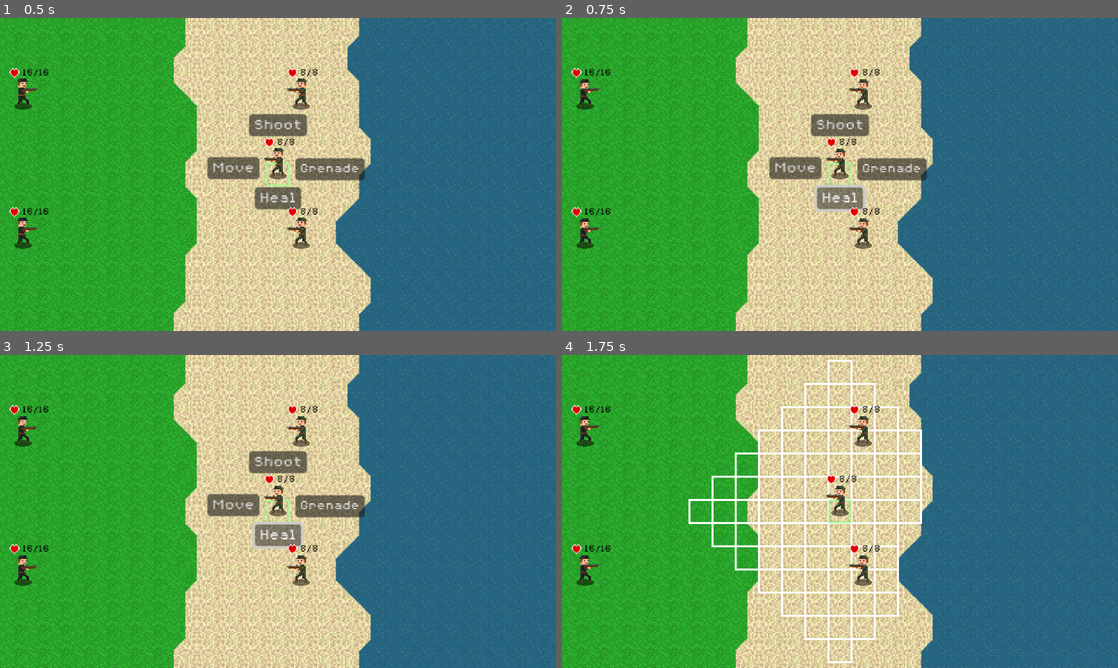
Above: before the commit, frames 1-4 (two rows, left to right).
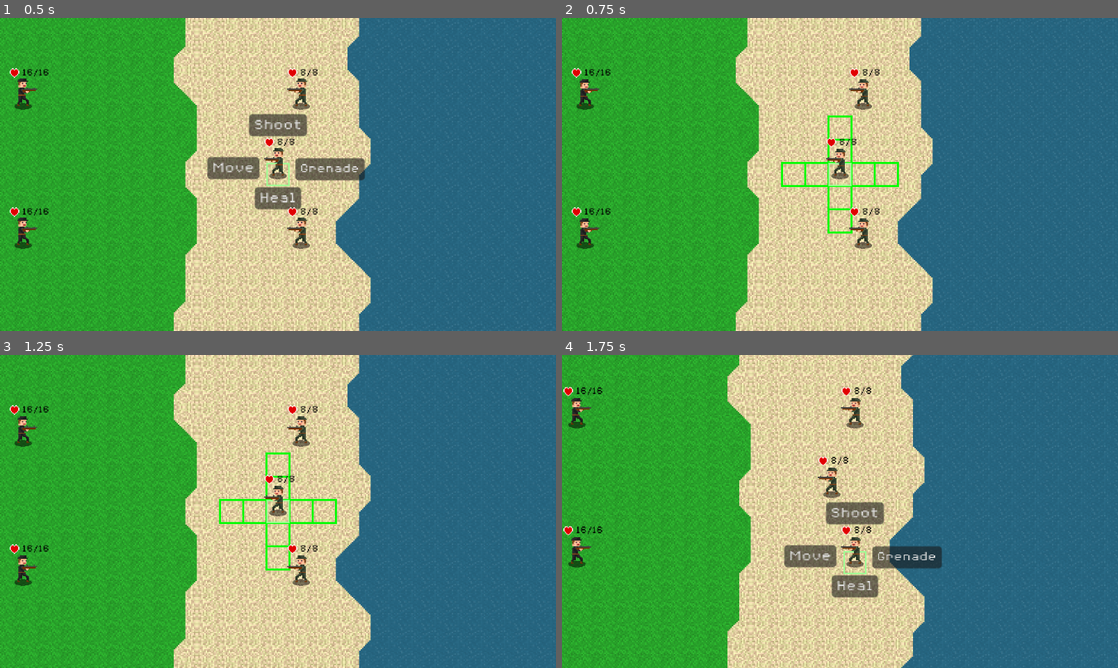
Above: after the commit, the same moments.

Repository: JLi69/thaddaysim
Game: Godot game, scene res://scenes/Main.tscn
The game is run twice, just before and just after one commit, with the same random seed, the same clock (stepped at 60 frames per second) and the same inputs.
Inputs (mouse positions are in pixels of both pictures, inside the frame that each line leads up to):
- Up to frame 1 (0.5 s): no input
- Up to frame 2 (0.75 s): click "Heal" at 0.5 s
- Up to frame 3 (1.25 s): no input
- Up to frame 4 (1.75 s): click (795, 505) at 1.25 s, where only the run before the commit has a clickable "Move"

Frame 1 is identical in both runs. In frame 2, 3.4% of the frame differs, in the area x 37-66%, y 30-69%; in frame 3, 3.4%; in frame 4, 25%, in the area x 0-69%, y 0-100%.

Commit message:
added ability to place landmines for axis and ability to heal units for allies

Diff:
--- a/project.godot
+++ b/project.godot
@@ -65,6 +65,11 @@
 "events": [Object(InputEventMouseButton,"resource_local_to_scene":false,"resource_name":"","device":-1,"window_id":0,"a …(258 unchanged characters)…
 ]
 }
+cancel={
+"deadzone": 0.5,
+"events": [Object(InputEventMouseButton,"resource_local_to_scene":false,"resource_name":"","device":-1,"window_id":0,"alt_pressed":false,"shift_pressed":false,"ctrl_pressed":false,"meta_pressed":false,"button_mask":2,"position":Vector2(236, 17),"global_position":Vector2(245, 63),"factor":1.0,"button_index":2,"canceled":false,"pressed":true,"double_click":false,"script":null)
+]
+}
 
 [rendering]
 
--- a/scenes/AlliedSoldier.tscn
+++ b/scenes/AlliedSoldier.tscn
@@ -1,7 +1,8 @@
-[gd_scene load_steps=23 format=3 uid="uid://o3ai05q6n00j"]
+[gd_scene load_steps=24 format=3 uid="uid://o3ai05q6n00j"]
 
 [ext_resource type="Texture2D" uid="uid://cm6kxt2fqq8s5" path="res://art/soldier.png" id="1_nvo2k"]
 [ext_resource type="Script" path="res://scripts/allied_soldier.gd" id="2_at5eq"]
+[ext_resource type="PackedScene" uid="uid://yxiohtrg0qwm" path="res://scenes/EffectParticles.tscn" id="3_2lpbx"]
 [ext_resource type="Texture2D" uid="uid://dtl8xc6daks87" path="res://art/shadow.png" id="3_ojkwm"]
 [ext_resource type="FontFile" uid="uid://b83lr4reqbm0y" path="res://fonts/8BitOperator/8bitOperatorPlus8-Regular.ttf" id="4_jsfsn"]
 [ext_resource type="Script" path="res://scripts/allied_soldier_buttons.gd" id="4_wx0ji"]
@@ -131,6 +132,7 @@
 autoplay = "default"
 flip_h = true
 script = ExtResource("2_at5eq")
+effect_particles = ExtResource("3_2lpbx")
 walking_speed = 32.0
 
 [node name="Shadow" type="Sprite2D" parent="."]
@@ -198,3 +200,4 @@
 metadata/_edit_use_anchors_ = true
 
 [connection signal="pressed" from="Buttons/Move" to="Buttons" method="_on_move_pressed"]
+[connection signal="pressed" from="Buttons/Heal" to="Buttons" method="_on_heal_pressed"]
--- a/scenes/AxisSoldier.tscn
+++ b/scenes/AxisSoldier.tscn
@@ -3,7 +3,7 @@
 [ext_resource type="Texture2D" uid="uid://b4cnnpdivfsmu" path="res://art/axis_soldier.png" id="1_05sra"]
 [ext_resource type="Script" path="res://scripts/axis_soldier.gd" id="2_057vq"]
 [ext_resource type="Texture2D" uid="uid://dtl8xc6daks87" path="res://art/shadow.png" id="2_geepr"]
-[ext_resource type="Script" path="res://scenes/axis_soldier_buttons.gd" id="4_ledci"]
+[ext_resource type="Script" path="res://scripts/axis_soldier_buttons.gd" id="4_ledci"]
 [ext_resource type="FontFile" uid="uid://b83lr4reqbm0y" path="res://fonts/8BitOperator/8bitOperatorPlus8-Regular.ttf" id="5_if13f"]
 [ext_resource type="Texture2D" uid="uid://gtmsubhl8mbc" path="res://art/heart.png" id="6_dp8f4"]
 
@@ -168,7 +168,7 @@
 theme_override_font_sizes/font_size = 14
 text = "Build"
 
-[node name="Heal" type="Button" parent="Buttons"]
+[node name="Landmine" type="Button" parent="Buttons"]
 offset_left = -37.5
 offset_top = 27.5
 offset_right = 39.5
@@ -194,3 +194,4 @@
 metadata/_edit_use_anchors_ = true
 
 [connection signal="pressed" from="Buttons/Move" to="Buttons" method="_on_move_pressed"]
+[connection signal="pressed" from="Buttons/Landmine" to="Buttons" method="_on_landmine_pressed"]
--- /dev/null
+++ b/scenes/EffectParticles.tscn
@@ -0,0 +1,25 @@
+[gd_scene load_steps=4 format=3 uid="uid://yxiohtrg0qwm"]
+
+[ext_resource type="Texture2D" uid="uid://fi50h7onstbu" path="res://art/particle.png" id="1_bcefi"]
+[ext_resource type="Script" path="res://scripts/effect_particles.gd" id="2_wgoiu"]
+
+[sub_resource type="ParticleProcessMaterial" id="ParticleProcessMaterial_fwgtr"]
+lifetime_randomness = 0.5
+particle_flag_disable_z = true
+angle_min = -720.0
+angle_max = 720.0
+spread = 180.0
+radial_velocity_min = 32.0
+radial_velocity_max = 48.0
+gravity = Vector3(0, 0, 0)
+scale_min = 0.2
+scale_max = 0.3
+
+[node name="EffectParticles" type="GPUParticles2D"]
+emitting = false
+amount = 48
+process_material = SubResource("ParticleProcessMaterial_fwgtr")
+texture = ExtResource("1_bcefi")
+one_shot = true
+explosiveness = 0.88
+script = ExtResource("2_wgoiu")
--- /dev/null
+++ b/scenes/HealOutline.tscn
@@ -0,0 +1,19 @@
+[gd_scene load_steps=3 format=3 uid="uid://b5k52x06b8fwj"]
+
+[ext_resource type="Texture2D" uid="uid://dlod7t6vit8ie" path="res://art/white_outline.png" id="1_sov5h"]
+[ext_resource type="Script" path="res://scripts/heal_outline.gd" id="2_xay5v"]
+
+[node name="HealOutline" type="Sprite2D"]
+modulate = Color(0, 1, 0, 1)
+scale = Vector2(1.063, 1.063)
+texture = ExtResource("1_sov5h")
+script = ExtResource("2_xay5v")
+
+[node name="Button" type="Button" parent="."]
+modulate = Color(1, 1, 1, 0)
+offset_left = -8.0
+offset_top = -8.0
+offset_right = 8.0
+offset_bottom = 8.0
+
+[connection signal="pressed" from="Button" to="." method="_on_button_pressed"]
--- /dev/null
+++ b/scenes/LandmineOutline.tscn
@@ -0,0 +1,19 @@
+[gd_scene load_steps=3 format=3 uid="uid://bawr4pjkldab3"]
+
+[ext_resource type="Texture2D" uid="uid://dlod7t6vit8ie" path="res://art/white_outline.png" id="1_mrcn8"]
+[ext_resource type="Script" path="res://scripts/landmine_outline.gd" id="2_8vfy1"]
+
+[node name="LandmineOutline" type="Sprite2D"]
+modulate = Color(1, 0, 0, 1)
+scale = Vector2(1.063, 1.063)
+texture = ExtResource("1_mrcn8")
+script = ExtResource("2_8vfy1")
+
+[node name="Button" type="Button" parent="."]
+modulate = Color(1, 1, 1, 0)
+offset_left = -8.0
+offset_top = -8.0
+offset_right = 8.0
+offset_bottom = 8.0
+
+[connection signal="pressed" from="Button" to="." method="_on_button_pressed"]
--- a/scenes/Main.tscn
+++ b/scenes/Main.tscn
@@ -1,16 +1,21 @@
-[gd_scene load_steps=8 format=3 uid="uid://bxv67g8bhi1nr"]
+[gd_scene load_steps=11 format=3 uid="uid://bxv67g8bhi1nr"]
 
 [ext_resource type="PackedScene" uid="uid://bqba5ctam7o1b" path="res://scenes/Map.tscn" id="1_p4d56"]
 [ext_resource type="Script" path="res://scripts/main.gd" id="1_vm824"]
 [ext_resource type="PackedScene" uid="uid://pmixta5uuhrr" path="res://scenes/Outline.tscn" id="2_qhejk"]
 [ext_resource type="Script" path="res://scripts/camera.gd" id="2_wtmfj"]
 [ext_resource type="PackedScene" uid="uid://o3ai05q6n00j" path="res://scenes/AlliedSoldier.tscn" id="3_l1mcd"]
+[ext_resource type="PackedScene" uid="uid://bawr4pjkldab3" path="res://scenes/LandmineOutline.tscn" id="3_nf2ko"]
+[ext_resource type="PackedScene" uid="uid://b5k52x06b8fwj" path="res://scenes/HealOutline.tscn" id="4_355jv"]
 [ext_resource type="Texture2D" uid="uid://sv8vm6pk0834" path="res://art/green_outline.png" id="4_wmuwv"]
 [ext_resource type="PackedScene" uid="uid://cndr272gpptp8" path="res://scenes/AxisSoldier.tscn" id="7_jrkdo"]
+[ext_resource type="AudioStream" uid="uid://cp4lr38tswe3q" path="res://sfx/heal.wav" id="10_11msm"]
 
 [node name="Main" type="Node2D"]
 script = ExtResource("1_vm824")
 white_outline = ExtResource("2_qhejk")
+landmine_outline = ExtResource("3_nf2ko")
+heal_outline = ExtResource("4_355jv")
 
 [node name="Map" parent="." instance=ExtResource("1_p4d56")]
 
@@ -43,3 +48,8 @@
 
 [node name="AxisSoldier2" parent="AxisSoldiers" instance=ExtResource("7_jrkdo")]
 position = Vector2(-22, 31)
+
+[node name="Sfx" type="Node" parent="."]
+
+[node name="Heal" type="AudioStreamPlayer" parent="Sfx"]
+stream = ExtResource("10_11msm")
--- a/scripts/allied_soldier.gd
+++ b/scripts/allied_soldier.gd
@@ -1,4 +1,6 @@
 extends AnimatedSprite2D
+
+@export var effect_particles: PackedScene
 
 @export var walking_speed: float = 0.0
 
@@ -14,6 +16,15 @@
 @export var hp: int = 8
 @export var max_hp: int = 8
 
+func heal():
+	if hp < max_hp:
+		var particles = effect_particles.instantiate()
+		particles.modulate = Color.LIME_GREEN
+		add_child(particles)
+		$/root/Main/Sfx/Heal.play()
+	hp += 1
+	hp = min(max_hp, hp)
+
 func get_tile_pos() -> Vector2i:
 	var px = int(floor(position.x / tilesz))
 	var py = int(floor((position.y + size.y / 2.0 - size.y / 8.0) / tilesz))
@@ -178,6 +189,17 @@
 			if (not can_move_xy(p.x, p.y, x, y)) and (not can_move_yx(p.x, p.y, x, y)):
 				continue
 			possible.append(pos)
+
+	return possible
+
+func get_possible_heal() -> Array[Vector2i]:
+	var possible: Array[Vector2i] = []
+	var p = get_tile_pos()
+	for x in range(-2, 2 + 1):
+		if x == 0:
+			continue
+		possible.push_back(p + Vector2i(x, 0))
+		possible.push_back(p + Vector2i(0, x))
 
 	return possible
 
--- a/scripts/allied_soldier_buttons.gd
+++ b/scripts/allied_soldier_buttons.gd
@@ -3,3 +3,7 @@
 func _on_move_pressed() -> void:
 	get_parent().action = "move"
 	hide()
+
+func _on_heal_pressed() -> void:
+	get_parent().action = "heal"
+	hide()
--- a/scripts/axis_soldier.gd
+++ b/scripts/axis_soldier.gd
@@ -64,6 +64,31 @@
 
 	return possible
 
+func get_possible_landmines() -> Array[Vector2i]:
+	var possible: Array[Vector2i] = []
+	var p = get_tile_pos()
+	var tilemap: TileMapLayer = $/root/Main/Map/Tiles
+	var obstacles: TileMapLayer = $/root/Main/Map/Obstacles
+
+	for x in range(-1, 1 + 1):
+		for y in range(-1, 1 + 1):
+			if abs(x) + abs(y) > 1 or (x == 0 and y == 0):
+				continue
+			var pos = p + Vector2i(x, y)
+			if tilemap.get_cell_tile_data(pos) == null:
+				continue
+			if tilemap.get_cell_tile_data(pos).get_custom_data("unwalkable"):
+				continue
+			if obstacles.get_cell_tile_data(pos) != null and obstacles.get_cell_tile_data(pos).get_custom_data("wall"):
+				continue
+			if obstacles.get_cell_tile_data(pos) != null and obstacles.get_cell_tile_data(pos).get_custom_data("landmine"):
+				continue
+			if not can_move(p.x, p.y, x, y):
+				continue
+			possible.append(pos)
+
+	return possible
+
 func _ready() -> void:
 	var fsize = sprite_frames.get_frame_texture("default", 0).get_size()
 	size = fsize
@@ -82,7 +107,6 @@
 
 	var tilepos = get_tile_pos()
 
-	var diff = Vector2i(targetx - startx, targety - starty)
 	var target = Vector2(targetx, targety) * tilesz + Vector2(tilesz / 2.0, tilesz / 2.0 - size.y / 2.0 + size.y / 8.0)
 	var vel = Vector2.ZERO
 
--- a/scenes/axis_soldier_buttons.gd
+++ b/scripts/axis_soldier_buttons.gd
@@ -3,3 +3,7 @@
 func _on_move_pressed() -> void:
 	get_parent().action = "move"
 	hide()
+
+func _on_landmine_pressed() -> void:
+	get_parent().action = "landmine"
+	hide()
--- /dev/null
+++ b/scripts/effect_particles.gd
@@ -0,0 +1,13 @@
+extends GPUParticles2D
+
+var time: float = 0.0
+
+func _ready() -> void:
+	emitting = true
+	time = 1.0
+
+func _process(delta: float) -> void:
+	time -= delta
+
+	if time <= 0.0:
+		queue_free()
--- /dev/null
+++ b/scripts/heal_outline.gd
@@ -0,0 +1,35 @@
+extends Sprite2D
+
+var tilex: int = 0
+var tiley: int = 0
+
+func _process(_delta: float) -> void:
+	if Input.is_action_pressed("camera_move"):
+		$Button.hide()
+	else:
+		$Button.show()
+
+func _on_button_pressed() -> void:
+	print("selected: ", tilex, ", ", tiley)
+
+	$/root/Main.soldiers.remove_at(0)
+
+	$/root/Main/Camera2D.zooming_in = false
+
+	var soldier_node_path = $/root/Main.current_soldier
+	var soldier = $/root/Main.get_node(soldier_node_path)
+	soldier.get_node("Buttons").hide()
+	soldier.action = ""
+
+	for child in $/root/Main/AlliedSoldiers.get_children():
+		if child.get_tile_pos().x == tilex and child.get_tile_pos().y == tiley:
+			child.heal()
+
+	if len($/root/Main.soldiers) > 0:
+		var world_pos = $/root/Main.get_node($/root/Main.soldiers[0]).get_world_pos()
+		$/root/Main/Camera2D.start_zooming(world_pos.x, world_pos.y)
+
+	var outlines = $/root/Main/Outlines
+	for n in outlines.get_children():
+		outlines.remove_child(n)
+		n.queue_free()
--- /dev/null
+++ b/scripts/landmine_outline.gd
@@ -0,0 +1,28 @@
+extends Sprite2D
+
+var tilex: int = 0
+var tiley: int = 0
+
+func _on_button_pressed() -> void:
+	print("selected: ", tilex, ", ", tiley)
+
+	$/root/Main.soldiers.remove_at(0)
+
+	$/root/Main/Camera2D.zooming_in = false
+
+	var soldier_node_path = $/root/Main.current_soldier
+	var soldier = $/root/Main.get_node(soldier_node_path)
+	soldier.get_node("Buttons").hide()
+	soldier.action = ""
+
+	var obstacles: TileMapLayer = $/root/Main/Map/Obstacles
+	obstacles.set_cell(Vector2i(tilex, tiley), 0, Vector2i(3, 0))
+
+	if len($/root/Main.soldiers) > 0:
+		var world_pos = $/root/Main.get_node($/root/Main.soldiers[0]).get_world_pos()
+		$/root/Main/Camera2D.start_zooming(world_pos.x, world_pos.y)
+
+	var outlines = $/root/Main/Outlines
+	for n in outlines.get_children():
+		outlines.remove_child(n)
+		n.queue_free()
--- a/scripts/main.gd
+++ b/scripts/main.gd
@@ -1,6 +1,8 @@
 extends Node2D
 
 @export var white_outline: PackedScene
+@export var landmine_outline: PackedScene
+@export var heal_outline: PackedScene
 
 @onready var tilesz: int = $Map/Tiles.tile_set.tile_size.x;
 var soldiers = []
@@ -41,7 +43,10 @@
 	if soldier.action == "":
 		soldier.get_node("Buttons").show()
 
-	if $Outlines.get_child_count() == 0 and soldier.action == "move":
+	if $Outlines.get_child_count() > 0:
+		return
+
+	if soldier.action == "move":
 		var possible = soldier.get_possible_moves()
 		for p in possible:
 			var outline = white_outline.instantiate()
@@ -49,9 +54,33 @@
 			outline.tiley = p.y
 			outline.position = convert_tile_to_world(p)
 			$Outlines.add_child(outline)
+	elif soldier.action == "landmine":
+		var possible = soldier.get_possible_landmines()
+		for p in possible:
+			var outline = landmine_outline.instantiate()
+			outline.tilex = p.x
+			outline.tiley = p.y
+			outline.position = convert_tile_to_world(p)
+			$Outlines.add_child(outline)
+	elif soldier.action == "heal":
+		var possible = soldier.get_possible_heal()
+		for p in possible:
+			var outline = heal_outline.instantiate()
+			outline.tilex = p.x
+			outline.tiley = p.y
+			outline.position = convert_tile_to_world(p)
+			$Outlines.add_child(outline)
 
 func _process(_delta: float) -> void:
 	generate_outlines()
+
+	if Input.is_action_pressed("cancel") and $Outlines.get_child_count() > 0 and len(soldiers) > 0:
+		var soldier = get_node(soldiers[0])
+		soldier.action = ""
+		soldier.get_node("Buttons").show()
+		for child in $Outlines.get_children():
+			$Outlines.remove_child(child)
+			child.queue_free()
 
 	if len(soldiers) == 0:
 		current_turn += 1
Binary file added: art/particle.png
Not shown, added: art/particle.png.import
Not shown, added: sfx/heal.wav.import
Not shown, added: sfx/heal.wav
